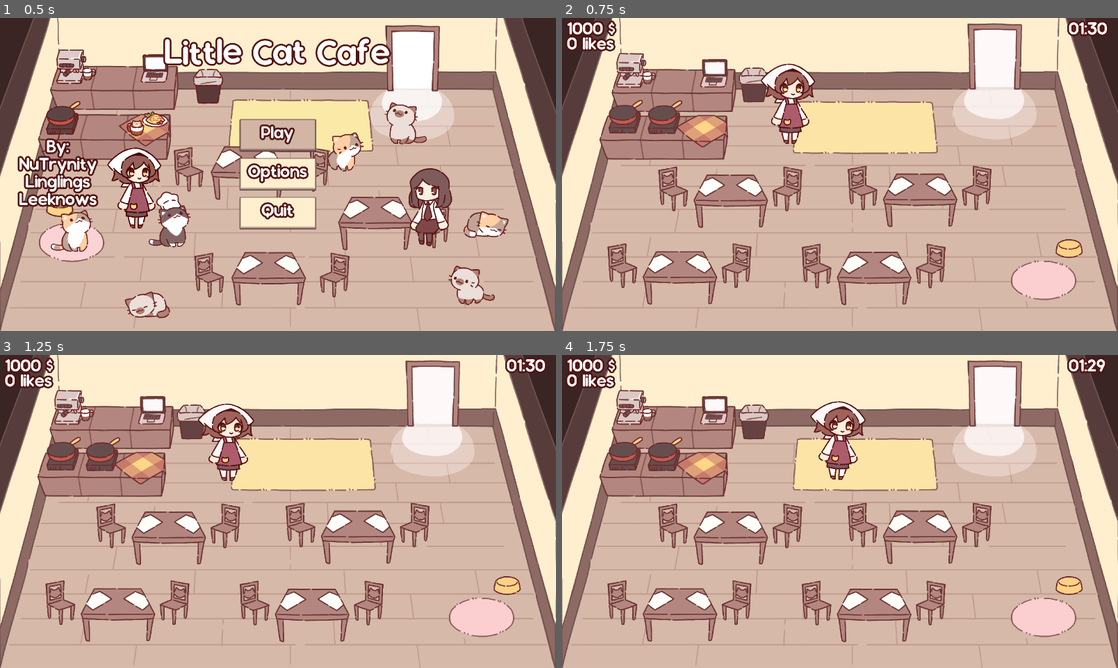
Above: before the commit, frames 1-4 (two rows, left to right).
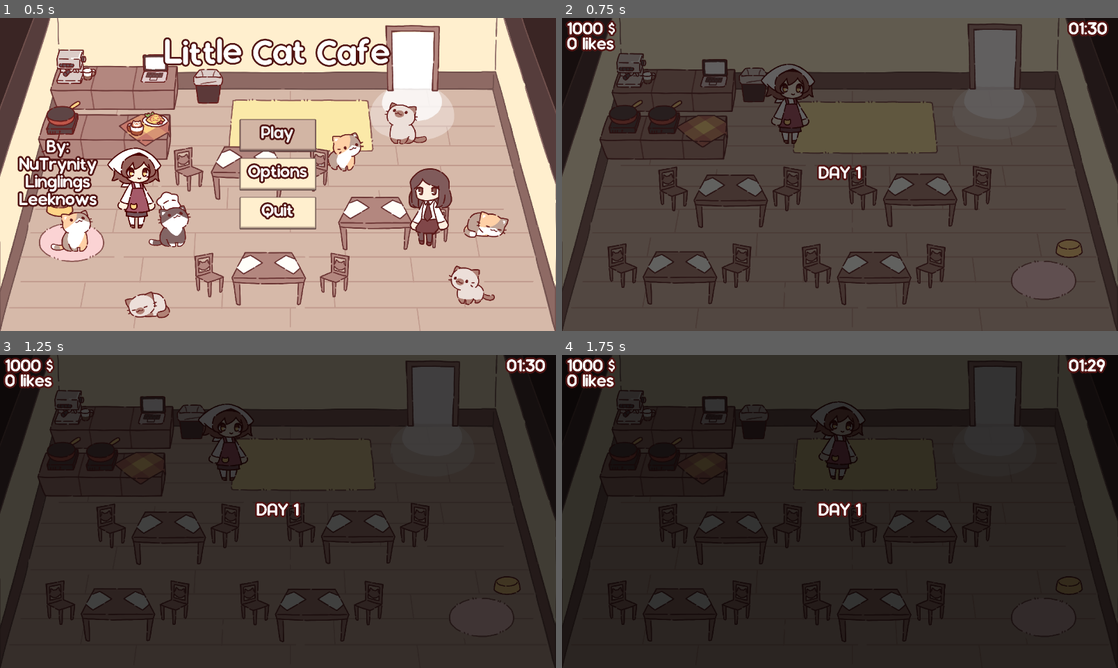
Above: after the commit, the same moments.

Repository: NuTrynity/Little-Cat-Cafe
Game: Godot game, scene res://Nodes/UI/main_menu.tscn
The game is run twice, just before and just after one commit, with the same random seed, the same clock (stepped at 60 frames per second) and the same inputs.
Inputs (mouse positions are in pixels of both pictures, inside the frame that each line leads up to):
- Up to frame 1 (0.5 s): no input
- Up to frame 2 (0.75 s): click "Play" at 0.5 s
- Up to frame 3 (1.25 s): no input
- Up to frame 4 (1.75 s): move the mouse to (962, 495) at 1.27 s; hold Right (move_right) from 1.28 s (still down); hold E (interact) from 1.28 s (still down); click (962, 495) at 1.42 s

Frame 1 is identical in both runs. In frame 2, 99% of the frame differs, in the area x 0-100%, y 0-100%; in frame 3, 99%; in frame 4, 99%.

Commit message:
added a rating qouta for the end day result

Diff:
--- a/Nodes/UI/game_condition.tscn
+++ b/Nodes/UI/game_condition.tscn
@@ -425,6 +425,18 @@
 "transitions": PackedFloat32Array(1, 1),
 "update": 1,
 "values": [true, false]
+}
+tracks/6/type = "value"
+tracks/6/imported = false
+tracks/6/enabled = true
+tracks/6/path = NodePath("Background:visible")
+tracks/6/interp = 1
+tracks/6/loop_wrap = true
+tracks/6/keys = {
+"times": PackedFloat32Array(0),
+"transitions": PackedFloat32Array(1),
+"update": 1,
+"values": [true]
 }
 
 [sub_resource type="AnimationLibrary" id="AnimationLibrary_edh6i"]
@@ -448,6 +460,7 @@
 script = ExtResource("1_earey")
 resources = ExtResource("3_mtk45")
 game_manager = ExtResource("3_38cef")
+qouta = 1000
 
 [node name="Background" type="ColorRect" parent="."]
 visible = false
@@ -469,9 +482,9 @@
 anchor_right = 0.5
 anchor_bottom = 0.5
 offset_left = -325.0
-offset_top = -66.0001
+offset_top = -66.0
 offset_right = 325.0
-offset_bottom = 66.0001
+offset_bottom = 66.0
 grow_horizontal = 2
 grow_vertical = 2
 pivot_offset = Vector2(332, 66)
@@ -488,10 +501,10 @@
 anchor_top = 0.5
 anchor_right = 0.5
 anchor_bottom = 0.5
-offset_left = 1164.0
-offset_top = 686.0
-offset_right = 1396.0
-offset_bottom = 754.0
+offset_left = -116.0
+offset_top = -34.0
+offset_right = 116.0
+offset_bottom = 34.0
 grow_horizontal = 2
 grow_vertical = 2
 pivot_offset = Vector2(116, 34)
@@ -501,6 +514,7 @@
 
 [node name="Results" type="VBoxContainer" parent="."]
 visible = false
+modulate = Color(1, 1, 1, 0)
 layout_mode = 1
 anchors_preset = 8
 anchor_left = 0.5
@@ -515,28 +529,6 @@
 grow_vertical = 2
 theme_override_constants/separation = 94
 
-[node name="Cash" type="HBoxContainer" parent="Results"]
-visible = false
-layout_mode = 2
-theme_override_constants/separation = 128
-
-[node name="Label" type="HBoxContainer" parent="Results/Cash"]
-layout_mode = 2
-size_flags_horizontal = 3
-
-[node name="Cash" type="Label" parent="Results/Cash/Label"]
-layout_mode = 2
-text = "Cash-on-Hand"
-horizontal_alignment = 1
-vertical_alignment = 1
-
-[node name="Amt" type="HBoxContainer" parent="Results/Cash"]
-layout_mode = 2
-
-[node name="Result" type="Label" parent="Results/Cash/Amt"]
-layout_mode = 2
-text = "0000"
-
 [node name="Money" type="HBoxContainer" parent="Results"]
 layout_mode = 2
 theme_override_constants/separation = 128
@@ -558,26 +550,18 @@
 layout_mode = 2
 text = "0000"
 
-[node name="Rating" type="HBoxContainer" parent="Results"]
-layout_mode = 2
-theme_override_constants/separation = 128
-
-[node name="Label" type="HBoxContainer" parent="Results/Rating"]
+[node name="Label" type="VBoxContainer" parent="Results"]
 layout_mode = 2
 size_flags_horizontal = 3
-
-[node name="Cash" type="Label" parent="Results/Rating/Label"]
-layout_mode = 2
-text = "Result"
-horizontal_alignment = 1
+size_flags_vertical = 3
+
+[node name="Rating" type="Label" parent="Results/Label"]
+layout_mode = 2
+text = "Ratings"
 vertical_alignment = 1
 
-[node name="Amt" type="HBoxContainer" parent="Results/Rating"]
-layout_mode = 2
-
-[node name="Result" type="Label" parent="Results/Rating/Amt"]
-layout_mode = 2
-text = "0000"
+[node name="RatingBar" type="ProgressBar" parent="Results/Label"]
+layout_mode = 2
 
 [node name="NextDay" type="Button" parent="Results"]
 layout_mode = 2
--- a/Scripts/AutoLoads/Global_Script.gd
+++ b/Scripts/AutoLoads/Global_Script.gd
@@ -2,6 +2,7 @@
 
 var cash_on_hand : int = 1000
 var rating : int
+var max_rating : int
 
 var meal_types : Dictionary = {
 	0: {
--- a/Scripts/UIScripts/game_condition.gd
+++ b/Scripts/UIScripts/game_condition.gd
@@ -2,13 +2,12 @@
 
 @export var resources : PlayerMealCarry
 @export var game_manager : GameManager
+@export var qouta : int
 
 @onready var animation = $AnimationPlayer
 @onready var timer = Timer.new()
-@onready var to_cash_timer = Timer.new()
-@onready var cash_label = $Results/Cash/Amt/Result
 @onready var money_label = $Results/Money/Amt/Result
-@onready var rating_label = $Results/Rating/Amt/Result
+@onready var ratings = $Results/Label/RatingBar
 @onready var day_label = $DayLabel
 
 var click = load("res://Assets/SFX/click_sfx.ogg")
@@ -16,13 +15,14 @@
 
 func _ready():
 	game_manager.day_end.connect(_end_day)
+	ratings.max_value = qouta
+
 	setup_timer()
 	next_day()
 
 func _process(_delta):
-	cash_label.text = str(GlobalScript.cash_on_hand)
 	money_label.text = "$ " + str(GlobalScript.cash_on_hand)
-	rating_label.text = str(GlobalScript.rating) + " likes"
+	ratings.value = GlobalScript.rating
 	day_label.text = "DAY " + str(game_manager.days)
 
 func setup_timer():
@@ -49,6 +49,7 @@
 	resources.carry_amt = 0
 
 func _on_next_day_pressed():
-	get_tree().change_scene_to_file("res://scene_0.tscn")
+	var loading_screen = load("res://Nodes/UI/loading_screen.tscn")
+	get_tree().change_scene_to_packed(loading_screen)
 	AudioManager.play_sound(click)
 	game_manager.days += 1
--- a/Scripts/UIScripts/loading_screen.gd
+++ b/Scripts/UIScripts/loading_screen.gd
@@ -5,6 +5,7 @@
 var scene_load_status = 0
 
 func _ready():
+	get_tree().paused = false
 	scene_name = "res://scene_0.tscn"
 	ResourceLoader.load_threaded_request(scene_name)
 
--- a/scene_0.tscn
+++ b/scene_0.tscn
@@ -141,7 +141,6 @@
 [node name="EndDay" type="CanvasLayer" parent="."]
 
 [node name="GameCondition" parent="EndDay" instance=ExtResource("19_nxtfs")]
-visible = false
 
 [editable path="Table1"]
 [editable path="Table1/chair2"]
Not shown: 5 places in Assets/Theme/main_menu.tres that only renumber resources
